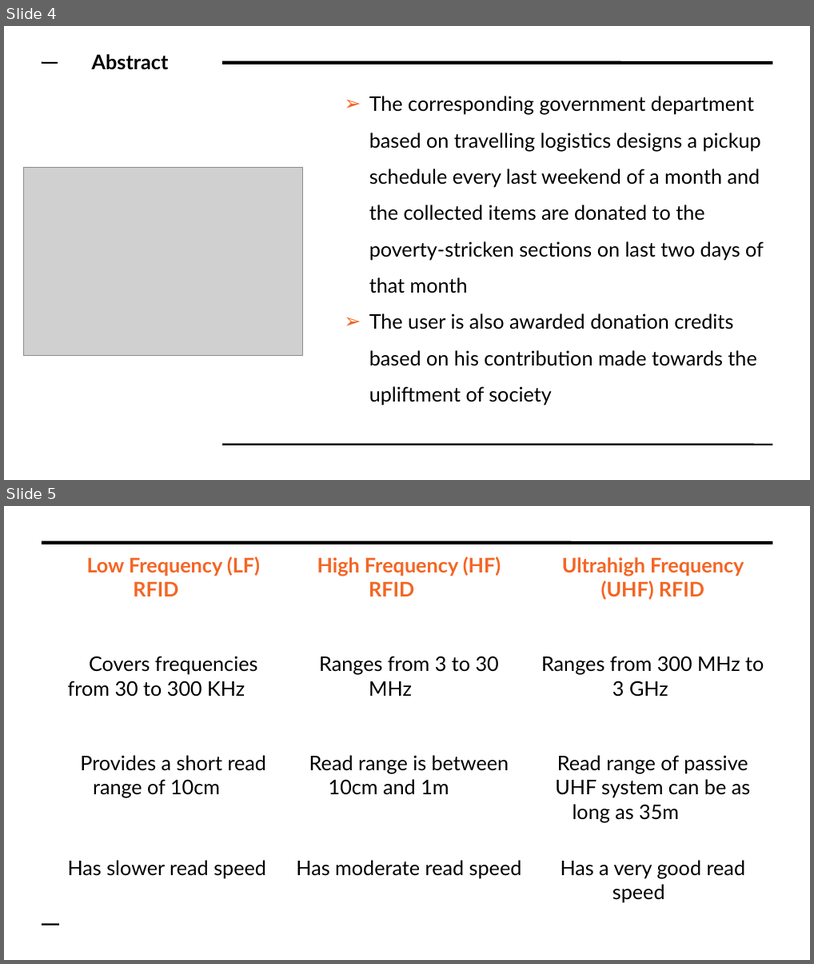
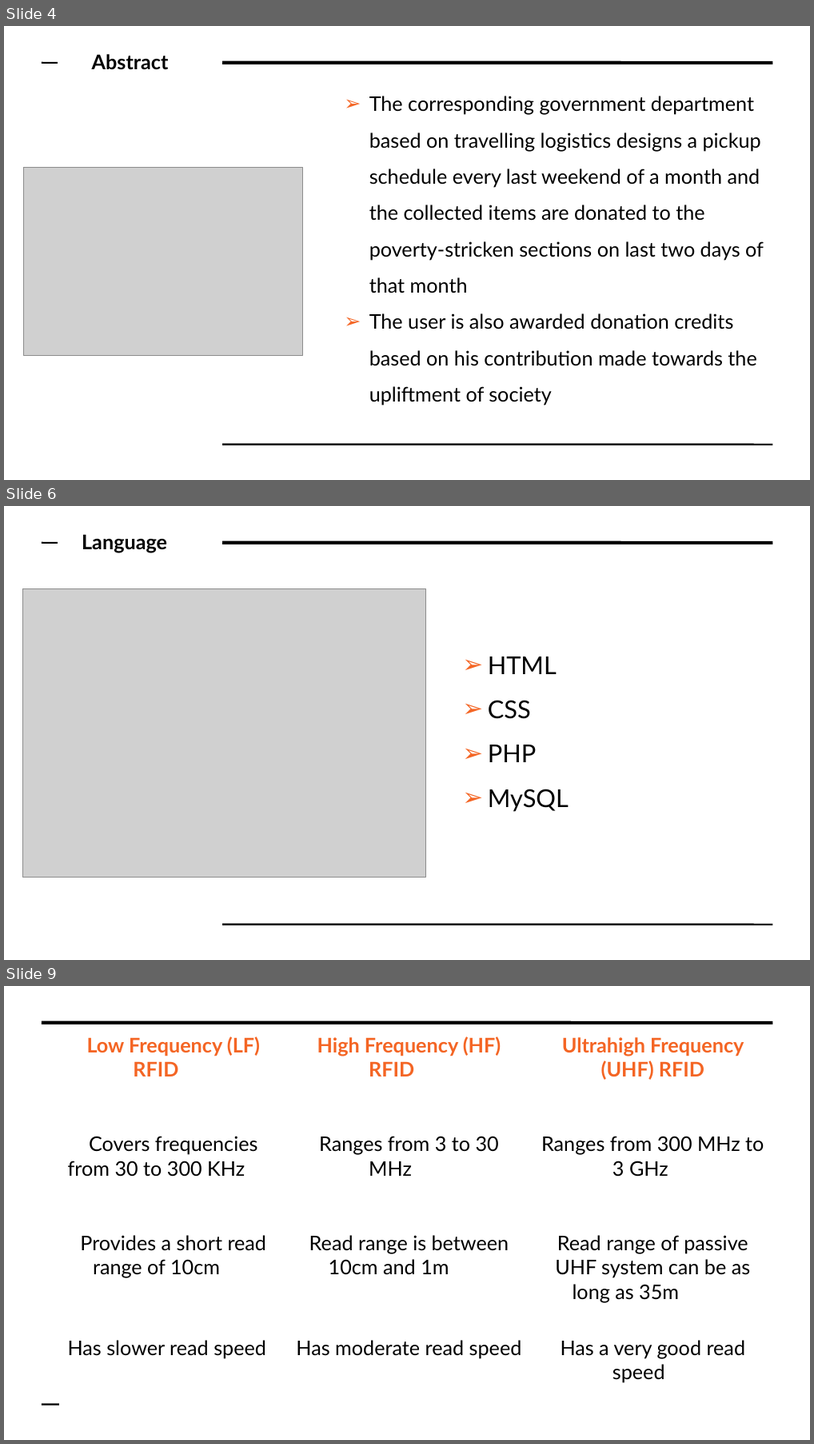
Before and after one commit to Saumya-Mishra9129/hackathon2019, a slide deck: Hackfest.odp. Shown one above the other, each under a label of ours: slides 4 and 5 before the commit, slides 4, 6 and 9 after it; the slides between them are not shown. The pictures are 814x964 and 814x1444 pixels, drawn with LibreOffice and Linux fonts; fonts in the diff are those of the drawing; grey boxes stand for pictures. Boxes give left, top, right and bottom in pixels: in the first picture for what was removed or moved away, otherwise in the second. Text is boxed around its words. In the diff, an @@ line names an element or a change of style, - is before the commit and + after.

```diff
--- a/Hackfest.odp
+++ b/Hackfest.odp
@@ slide 6 added at box(4, 506, 810, 960), background #FFFFFF; not listed: 3 template elements that a slide beside it also shows @@
@@ text added at box(82, 534, 167, 553), 18 pt, text #000000, bold @@
+Language
@@ picture added at box(23, 588, 426, 876) @@
@@ text added at box(488, 656, 569, 812), 22 pt, text #000000 @@
+➢ HTML
+➢ CSS
+➢ PHP
+➢ MySQL
@@ what was slide 5 is now slide 9 @@
```
Also in this commit, not shown: 3 other slides added.
